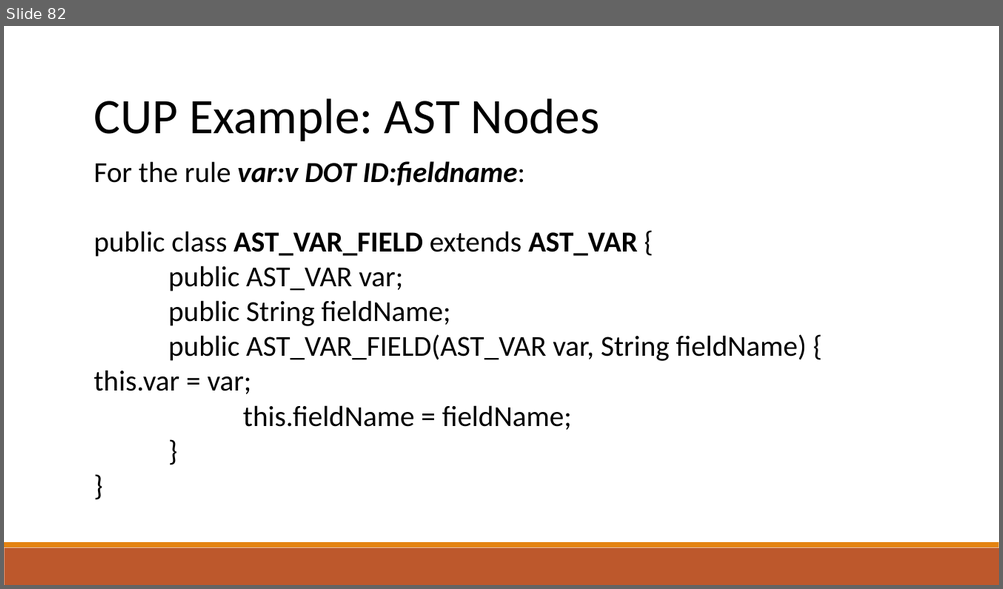
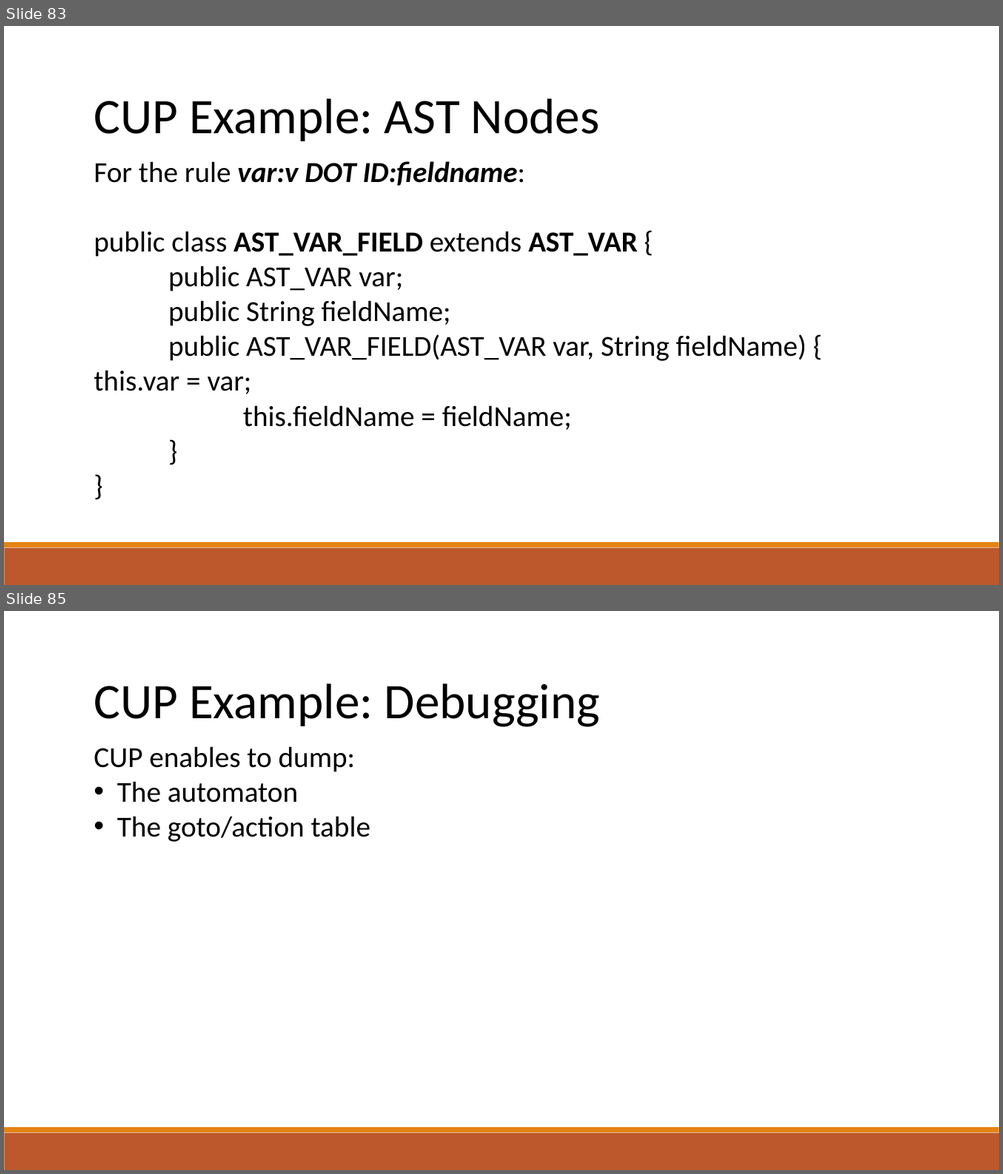
Before and after one commit to raghadzeidan/COMPILATION_TAU_FOR_STUDENTS, a slide deck: new_slides/bottom_up_parsing.pptx. Shown one above the other, each under a label of ours: slide 82 before the commit, slides 83 and 85 after it; the slides between them are not shown. The pictures are 1003x589 and 1003x1174 pixels, drawn with LibreOffice and Linux fonts; fonts in the diff are those of the drawing. Boxes give left, top, right and bottom in pixels: in the first picture for what was removed or moved away, otherwise in the second. Text is boxed around its words. In the diff, an @@ line names an element or a change of style, - is before the commit and + after.

```diff
--- a/new_slides/bottom_up_parsing.pptx
+++ b/new_slides/bottom_up_parsing.pptx
@@ slide 85 added at [4, 611, 999, 1170], background #FFFFFF; not listed: 2 template elements that a slide beside it also shows @@
@@ text added at [94, 684, 600, 727], 48 pt, text #000000 @@
+CUP Example: Debugging
@@ text added at [94, 746, 370, 842], 28 pt, text #000000 @@
+CUP enables to dump:
+• The automaton
+• The goto/action table
@@ what was slide 82 is now slide 83 @@
```
Also in this commit, not shown: 1 slide changed, 3 other slides added, 1 slide removed, 1 other file.
